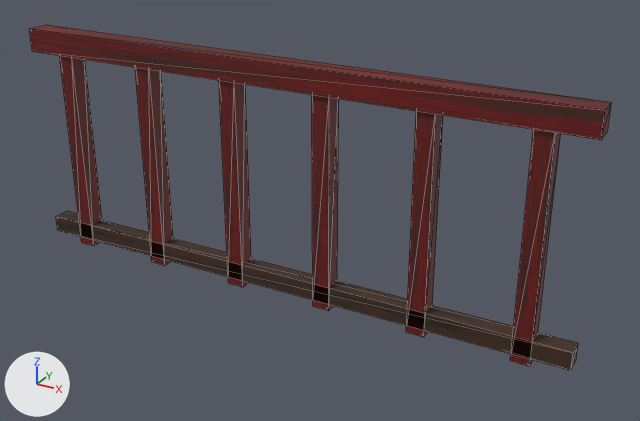
What one commit did to the glTF model assets/kit/railing.glb.
Both versions are drawn from a 50 mm camera at (1.41, -2.29, 1.61) aimed at (0.13, 0.05, 0.44). Lighting does not change. The marker at lower left points along +X, +Y and +Z. The picture after the commit comes second. Mesh edges are drawn as thin lines. Objects named as collision shapes, trigger or cutter boxes, shadow casters or lower levels of detail are left out. Where no turn or scale is listed for an object, it has been applied to the vertices.

In view in the first picture: 'Bar0', 'Bar1', 'Bar2', 'Bar3', 'Bar4', 'Bar5', 'RailBot', 'RailTop'.
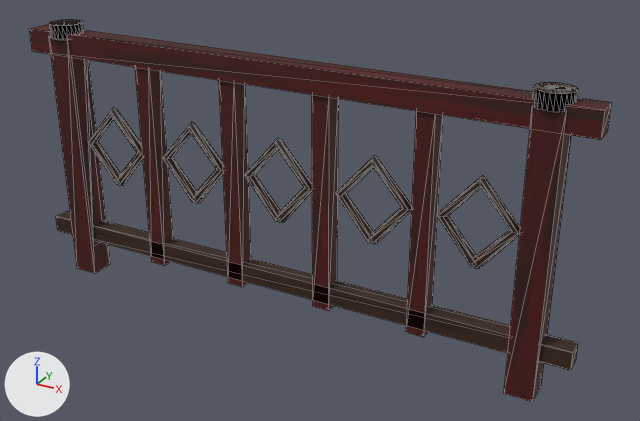
What differs and where, as boxes [x1, y1, x2, y2] in the pictures (640 x 421 px):
'RailTop', recoloured: [29, 25, 612, 140] in both
'Art_BurntLacquer', added: after [49, 36, 571, 402]
'Art_WarmWood', added: after [49, 19, 578, 268]
'Bar5', recoloured: [510, 129, 561, 366] in both
'Bar4', recoloured: [406, 111, 443, 337] in both
'Bar3', recoloured: [312, 95, 339, 311] in both
'Bar2', recoloured: [219, 80, 251, 287] in both
'Bar1', recoloured: [135, 67, 173, 266] in both
'Bar0', recoloured: [59, 55, 102, 246] in both

What changed in the scene script:
```text
Add img_t_wood_dark_001:
    img_t_wood_dark_001 = load_image('t_wood_dark.001', '_unpacked/t_wood_dark.001', 512, 512, 'sRGB')
Add img_t_wood_red_001:
    img_t_wood_red_001 = load_image('t_wood_red.001', '_unpacked/t_wood_red.001', 512, 512, 'sRGB')
Change mat_m_woodred:
    where n0 = _N.new('ShaderNodeBsdfPrincipled'); n0.name = 'Principled BSDF'
    n0.inputs[2].default_value: 0.62 -> 0.74  # 'Roughness'
    add n3 = _N.new('ShaderNodeMix'); n3.name = 'Mix'
    add n3.data_type = 'RGBA'
    add n3.blend_type = 'MULTIPLY'
    add n3.inputs[0].default_value = 1.0  # 'Factor'
    add n3.inputs[7].default_value = (0.51, 0.44, 0.36, 1.0)  # 'B', grey #bdb1a2
    where n2 = _N.new('ShaderNodeTexImage'); n2.name = 'Image Texture'
    remove _L.new(n2.outputs[0], n0.inputs[0])  # 'Color' to 'Base Color'
    add _L.new(n3.outputs[2], n0.inputs[0])  # 'Result' to 'Base Color'
    add _L.new(n2.outputs[0], n3.inputs[6])  # 'Color' to 'A'
Add mat_warmwood:
    mat_warmwood = bpy.data.materials.new('WarmWood')
    # colours: beige #d1ba9e
    # uses the picture img_t_wood_dark_001
Add mat_burntlacquer:
    mat_burntlacquer = bpy.data.materials.new('BurntLacquer')
    # colours: beige #b6a493
    # uses the picture img_t_wood_red_001
Add me_art_warmwood:
    me_art_warmwood.from_pydata(...)  # 279 vertices, 432 faces; spans x -0.92..0.92, y -0.06..0.06, z 0.39..0.97
    me_art_warmwood.materials.append(mat_warmwood)
Add me_art_burntlacquer:
    me_art_burntlacquer.from_pydata(...)  # a box spanning x -0.9..-0.82, y -0.04..0.04, z 0.02..0.92; a box spanning x 0.82..0.9, y -0.04..0.04, z 0.02..0.92
    me_art_burntlacquer.materials.append(mat_burntlacquer)
Add ob_art_warmwood:
    ob_art_warmwood = bpy.data.objects.new('Art_WarmWood', me_art_warmwood)
    ob_art_warmwood.location = (0.0, 0.0, 0.0)
Add ob_art_burntlacquer:
    ob_art_burntlacquer = bpy.data.objects.new('Art_BurntLacquer', me_art_burntlacquer)
    ob_art_burntlacquer.location = (0.0, 0.0, 0.0)
```
